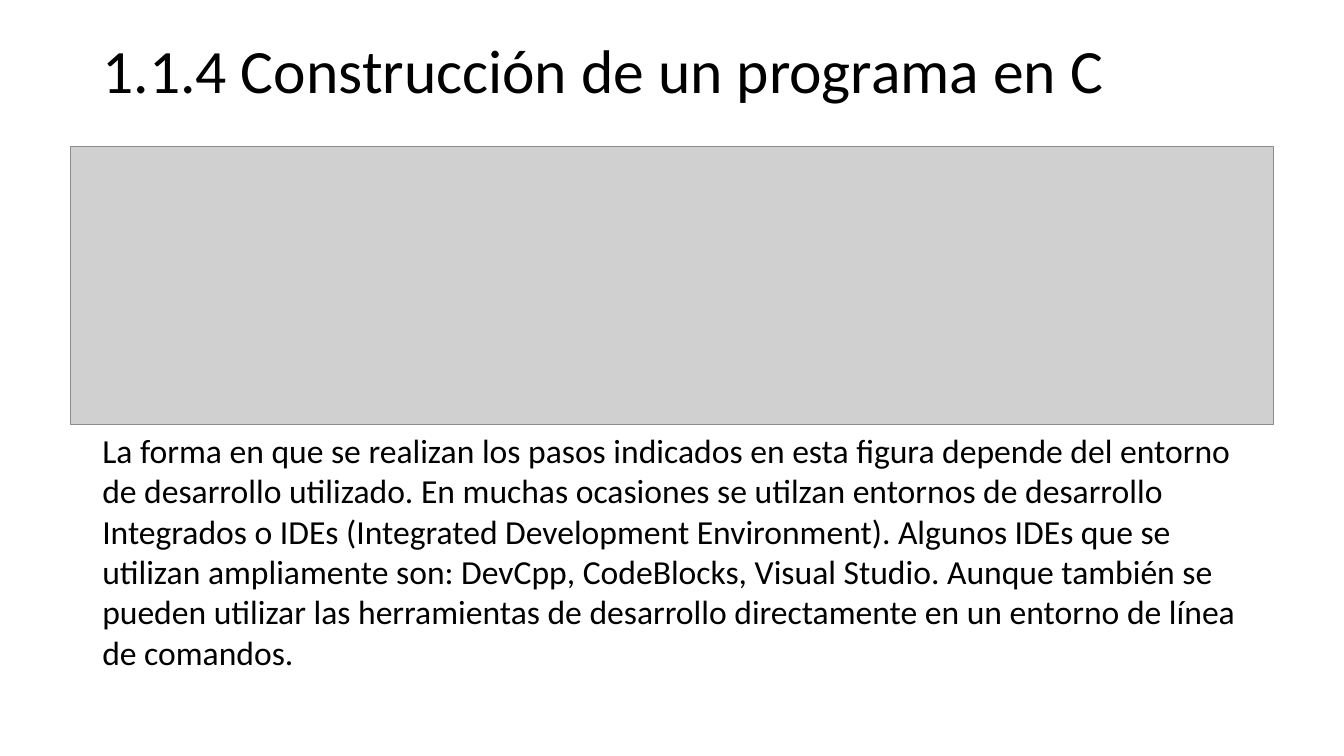
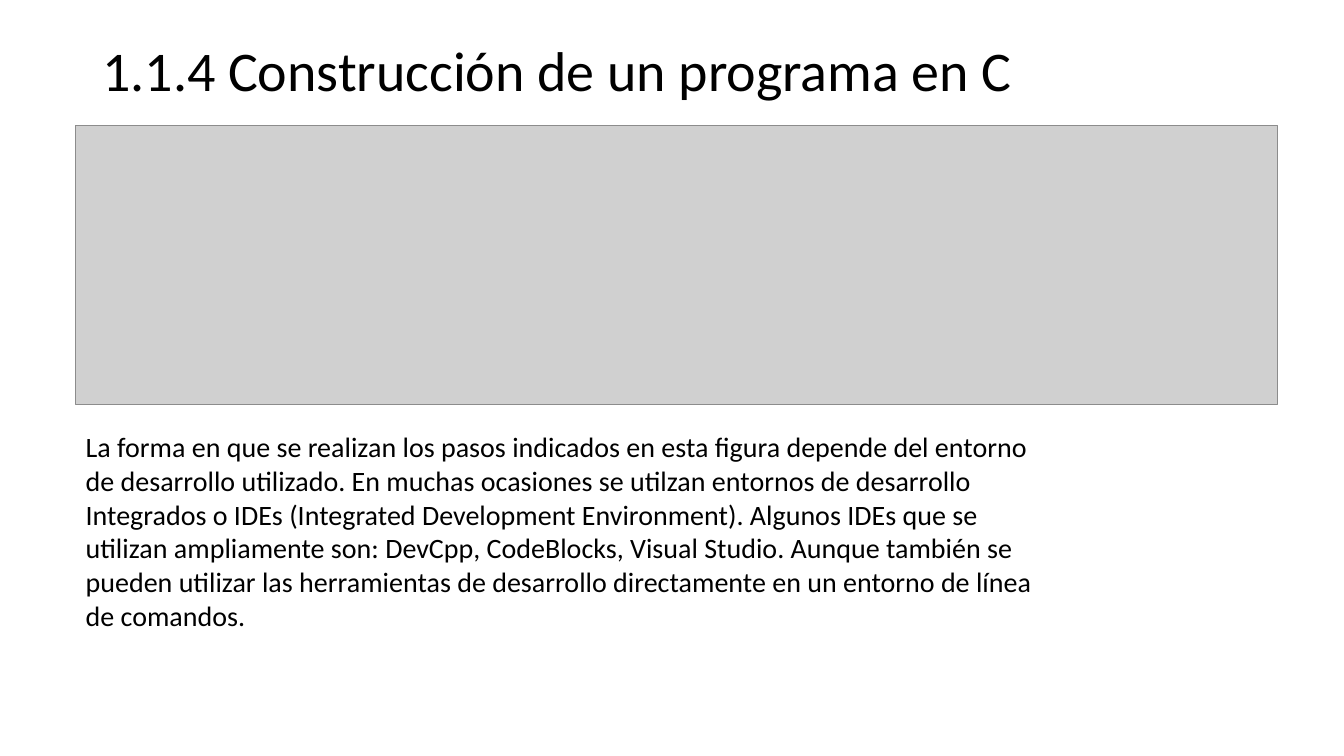
Before and after one commit to programacionestructurada/2021-2, a slide deck: slide 10 of U1_Introduccion_a_la_programacion/U1.pptx. Drawn at 1344x756 pixels with LibreOffice and Linux fonts; fonts in the diff are those of the drawing; grey boxes stand for pictures. Boxes give left, top, right and bottom in pixels: in the first picture for what was removed or moved away, otherwise in the second. Text is boxed around its words. In the diff, an @@ line names an element or a change of style, - is before the commit and + after.

```diff
--- a/U1_Introduccion_a_la_programacion/U1.pptx
+++ b/U1_Introduccion_a_la_programacion/U1.pptx
@@ text "1.1.4 Construcción de un programa ..." at box(102, 52, 1011, 101): size 44 to 40 pt @@
@@ picture: place and size @@
-picture at box(71, 146, 1273, 425)
+picture at box(76, 125, 1278, 404)
@@ text "La forma en que se ...": place and size @@
-text "La forma en que se ..." at box(102, 439, 1235, 666)
+text "La forma en que se ..." at box(86, 437, 1031, 627)
@@ text "La forma en que se ..." at box(86, 437, 1031, 627): size 24 to 20 pt @@
```
Also in this commit, not shown: 5 other slides changed, 13 other files.
